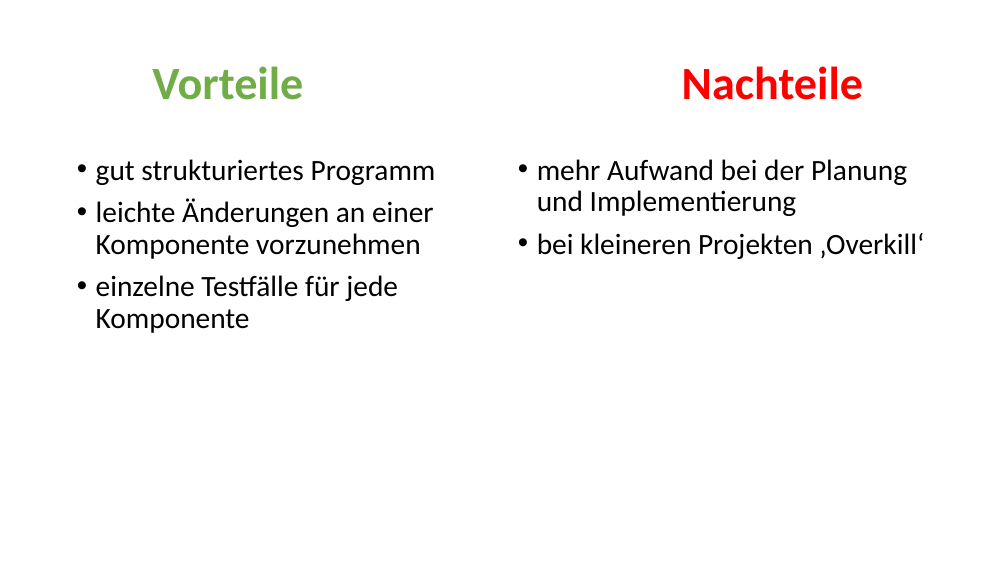
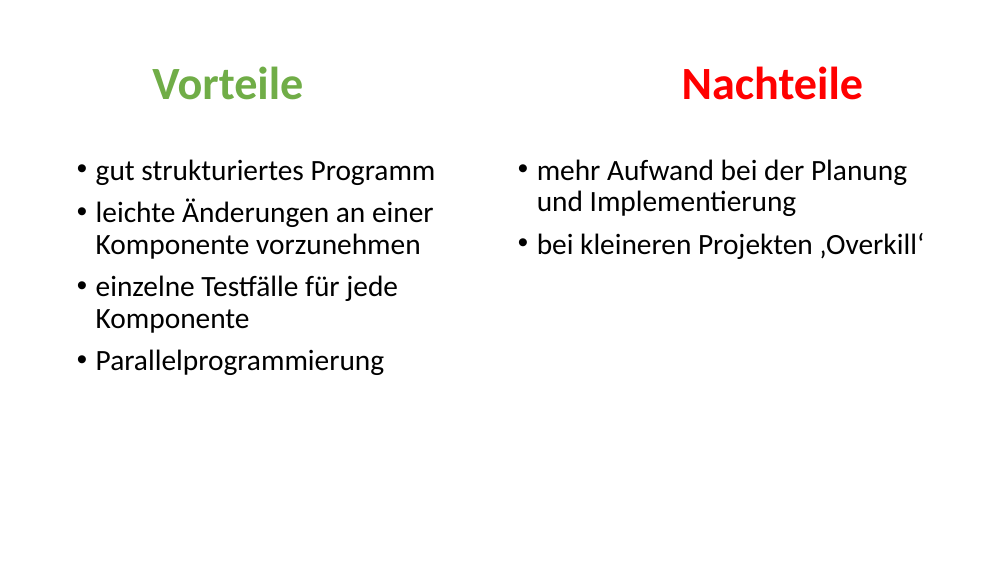
Before and after one commit to brandart/mvc_presentation, a slide deck: slide 8 of doc/Brandstetter_MVC_02.pptx (slide 9 before the commit). Drawn at 1008x567 pixels with LibreOffice and Linux fonts; fonts in the diff are those of the drawing; background and template pictures are left out. Boxes give left, top, right and bottom in pixels: in the first picture for what was removed or moved away, otherwise in the second. Text is boxed around its words. In the diff, an @@ line names an element or a change of style, - is before the commit and + after.

```diff
--- a/doc/Brandstetter_MVC_02.pptx
+++ b/doc/Brandstetter_MVC_02.pptx
@@ text at [96,349,384,375]: paragraph added @@
+• Parallelprogrammierung
```
Also in this commit, not shown: 6 other slides changed, 9 slides added, 4 slides removed, 7 other files.
